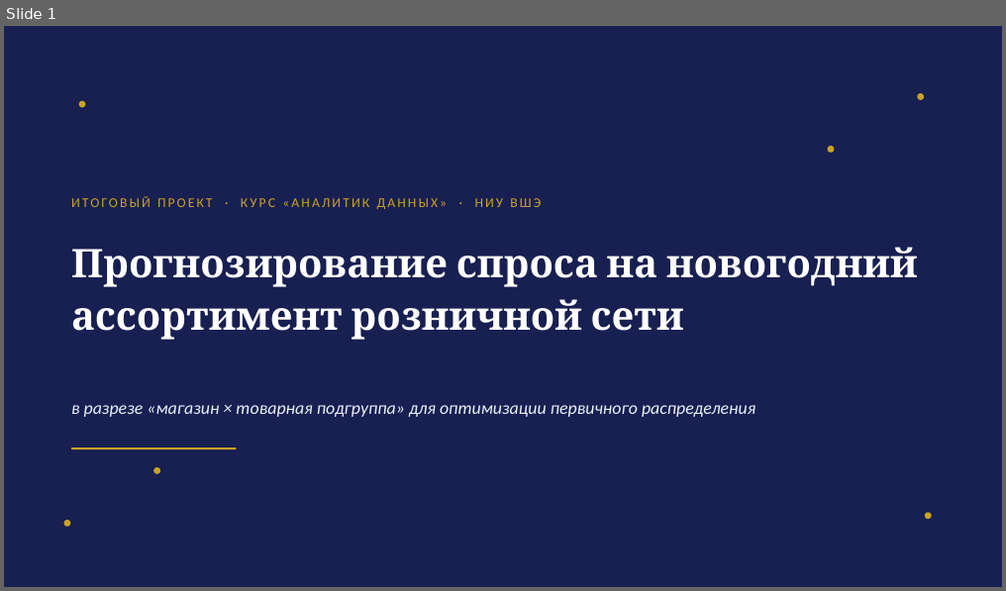
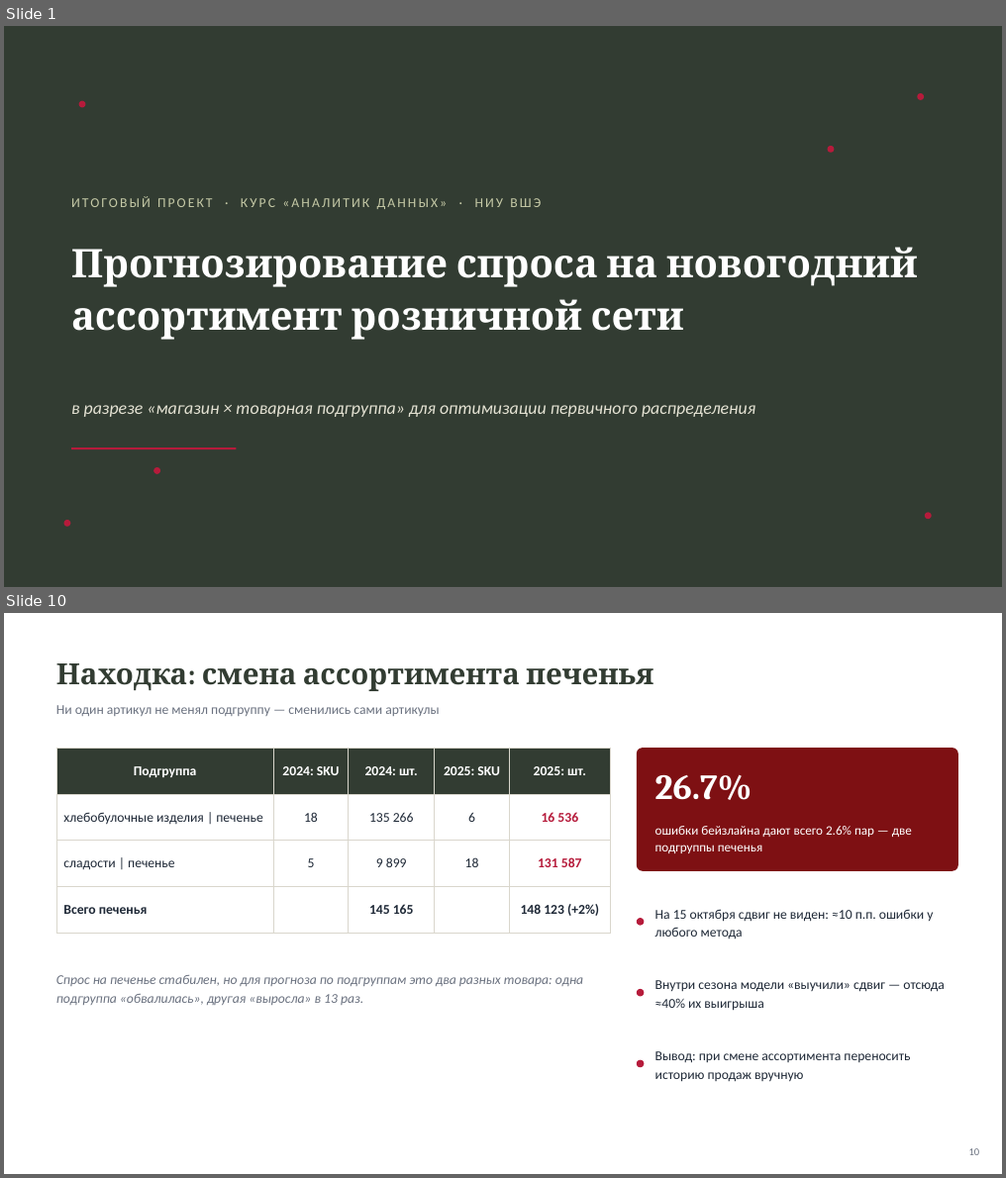
Before and after one commit to AnastasiyaEremina/final_project_hse_eremina, a slide deck: presentation/presentation.pptx. Shown one above the other, each under a label of ours: slide 1 before the commit, slides 1 and 10 after it; the slides between them are not shown. The pictures are 1006x591 and 1006x1178 pixels, drawn with LibreOffice and Linux fonts; fonts in the diff are those of the drawing. Boxes give left, top, right and bottom in pixels: in the first picture for what was removed or moved away, otherwise in the second. Text is boxed around its words. In the diff, an @@ line names an element or a change of style, - is before the commit and + after.

```diff
--- a/presentation/presentation.pptx
+++ b/presentation/presentation.pptx
@@ slide 10 added at bbox=[4, 613, 1002, 1174], background #FFFFFF @@
@@ text added at bbox=[56, 663, 653, 691], 28 pt, text #323C32, bold @@
+Находка: смена ассортимента печенья
@@ text added at bbox=[56, 705, 439, 716], 13 pt, text #6B7280 @@
+Ни один артикул не менял подгруппу — сменились сами артикулы
@@ table added at bbox=[56, 748, 611, 920], 4 rows, 5 columns @@
+Подгруппа | 2024: SKU | 2024: шт. | 2025: SKU | 2025: шт.
+хлебобулочные изделия | печенье | 18 | 135 266 | 6 | 16 536
+сладости | печенье | 5 | 9 899 | 18 | 131 587
+Всего печенья |  | 145 165 |  | 148 123 (+2%)
@@ rounded rectangle added at bbox=[637, 748, 958, 871], fill #7E1013 @@
@@ text added at bbox=[655, 774, 752, 800], 34 pt, text #FFFFFF, bold @@
+26.7%
@@ text added at bbox=[655, 826, 912, 854], 12.5 pt, text #FFFFFF @@
+ошибки бейзлайна дают всего 2.6% пар — две подгруппы печенья
@@ text added at bbox=[655, 909, 933, 940], 13 pt, text #1F2937 @@
+На 15 октября сдвиг не виден: ≈10 п.п. ошибки у любого метода
@@ ellipse added at bbox=[637, 919, 645, 926], fill #B61B3B @@
@@ text added at bbox=[56, 975, 583, 1005], 13 pt, text #6B7280, italic @@
+Спрос на печенье стабилен, но для прогноза по подгруппам это два разных товара: одна подгруппа «обвалилась», другая «выросла» в 13 раз.
@@ ellipse added at bbox=[637, 989, 645, 997], fill #B61B3B @@
@@ text added at bbox=[655, 980, 944, 1011], 13 pt, text #1F2937 @@
+Внутри сезона модели «выучили» сдвиг — отсюда ≈40% их выигрыша
@@ text added at bbox=[655, 1052, 910, 1082], 13 pt, text #1F2937 @@
+Вывод: при смене ассортимента переносить историю продаж вручную
@@ ellipse added at bbox=[637, 1059, 645, 1067], fill #B61B3B @@
@@ text added at bbox=[969, 1149, 980, 1156], 10 pt, text #6B7280 @@
+10
@@ slide 1 changed as well @@
@@ background #1E2761 to #323C32 @@
@@ rectangle removed at bbox=[4, 26, 1002, 587] @@
@@ fill #C9A227 to #B61B3B in 6 elements at bbox=[79, 101, 85, 107], bbox=[918, 93, 924, 100], bbox=[63, 520, 70, 527], bbox=[925, 513, 932, 519], bbox=[153, 468, 160, 474], bbox=[828, 146, 835, 153] @@
@@ text "ИТОГОВЫЙ ПРОЕКТ · КУРС «АНАЛИТИК ..." at bbox=[71, 196, 541, 209]: text colour #C9A227 to #C5C9A6 @@
@@ text "в разрезе «магазин × товарная ..." at bbox=[71, 405, 755, 417]: text colour #EAF0FB to #E4E2D3 @@
@@ line (71, 449) - (236, 449): stroke #C9A227 2 pt to #B61B3B 2 pt @@
```
Also in this commit, not shown: 5 other slides changed, 5 other slides added, 3 slides removed, 13 other files.
